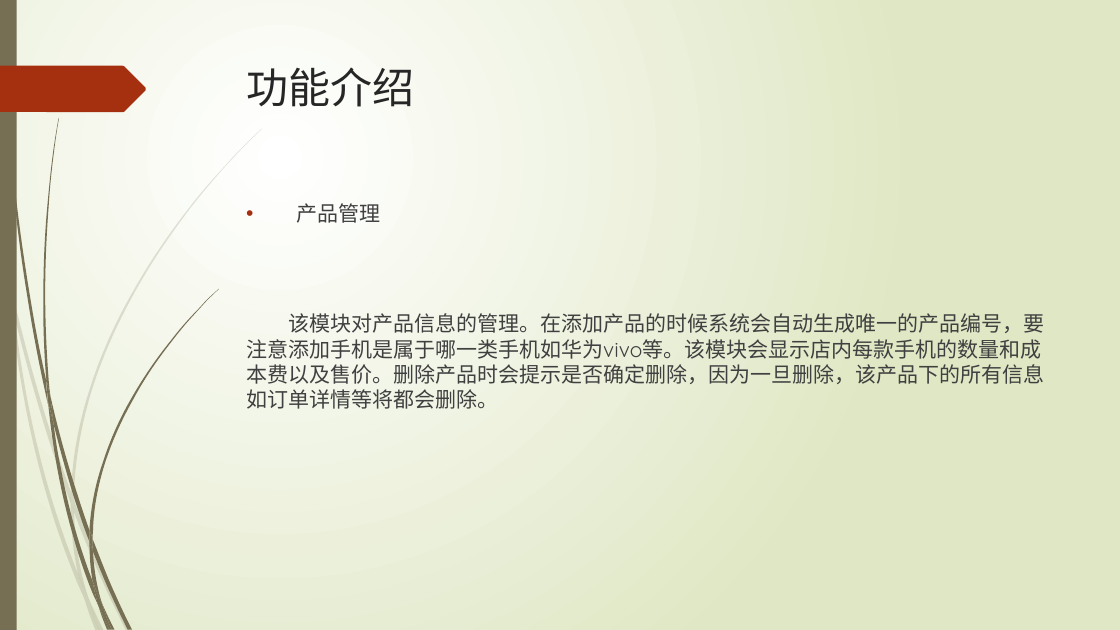
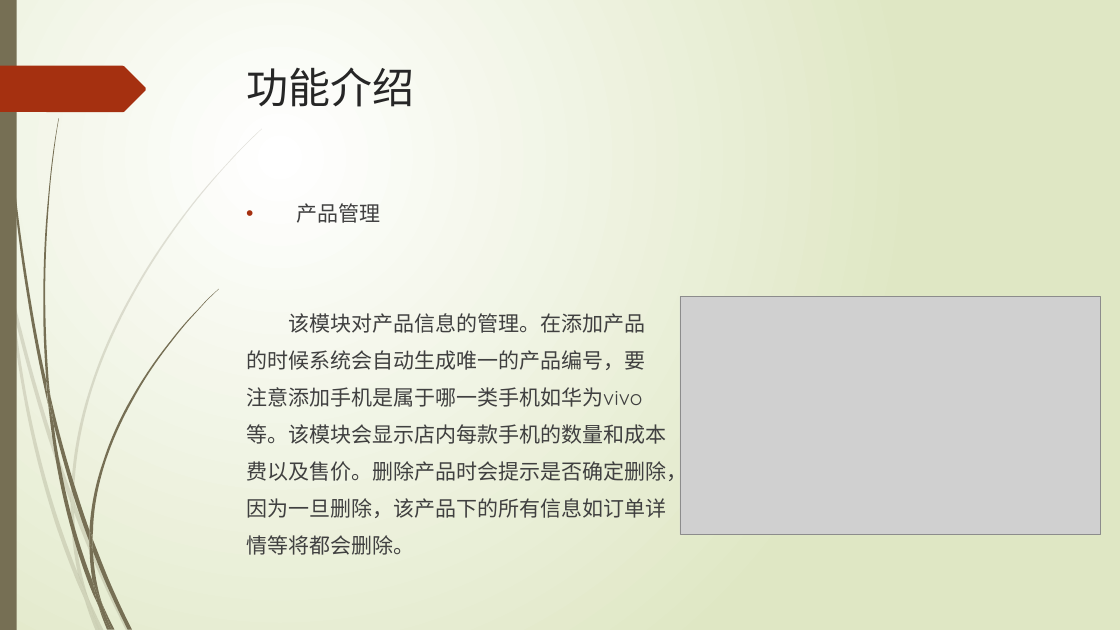
Before and after one commit to LNNying/CompletionReport, a slide deck: slide 13 of 软外4-刘宁宁201540704137-产品说明.pptx. Drawn at 1120x630 pixels with LibreOffice and Linux fonts; fonts in the diff are those of the drawing; grey boxes stand for pictures. Boxes give left, top, right and bottom in pixels: in the first picture for what was removed or moved away, otherwise in the second. Text is boxed around its words. In the diff, an @@ line names an element or a change of style, - is before the commit and + after.

Commit message:
修改产品文档

```diff
--- a/软外4-刘宁宁201540704137-产品说明.pptx
+++ b/软外4-刘宁宁201540704137-产品说明.pptx
@@ picture added at (681,297,1101,534) @@
@@ text at (246,313,687,555): text changed @@
-该模块对产品信息的管理。在添加产品的时候系统会自动生成唯一的产品编号，要注意添加手机是属于哪一类手机如华为vivo等。该模块会显示店内每款手机的数量和成本费以及售价。删除产品时会提示是否确定删除，因为一旦删除，该产品下的所有信息如订单详情等将都会删除。
+该模块对产品信息的管理。在添加产品
+的时候系统会自动生成唯一的产品编号，要
+注意添加手机是属于哪一类手机如华为vivo
+等。该模块会显示店内每款手机的数量和成本
+费以及售价。删除产品时会提示是否确定删除，
+因为一旦删除，该产品下的所有信息如订单详
+情等将都会删除。
```
Also in this commit, not shown: 11 other slides changed.
